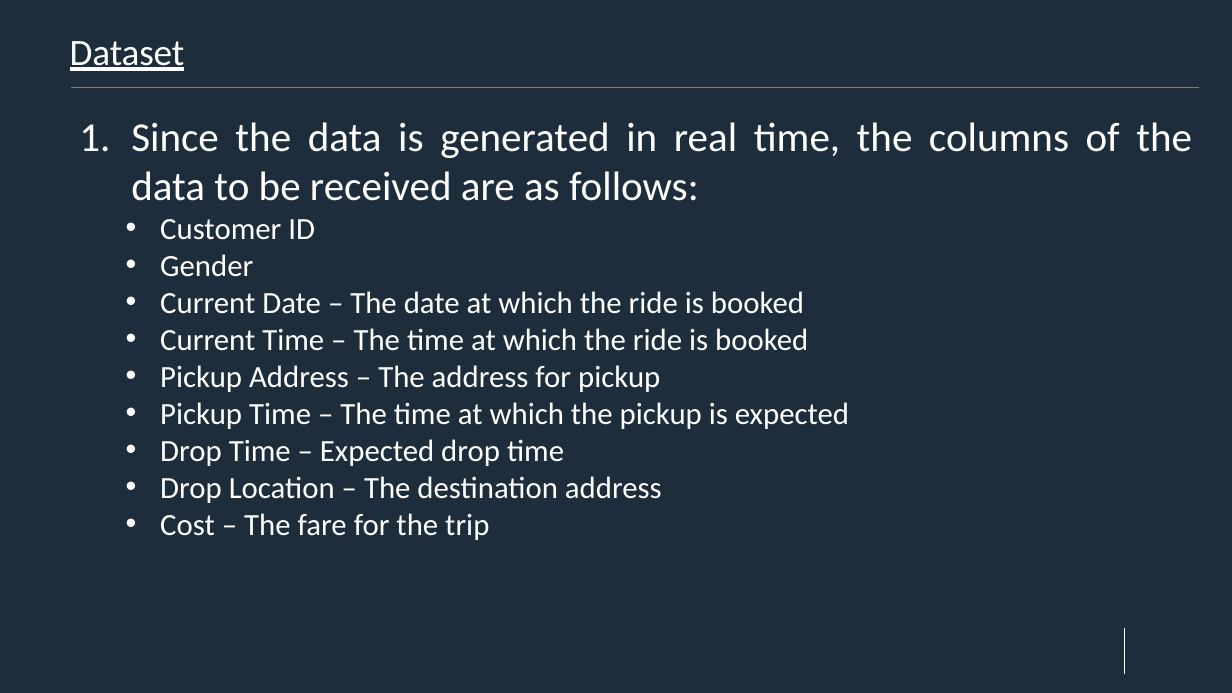
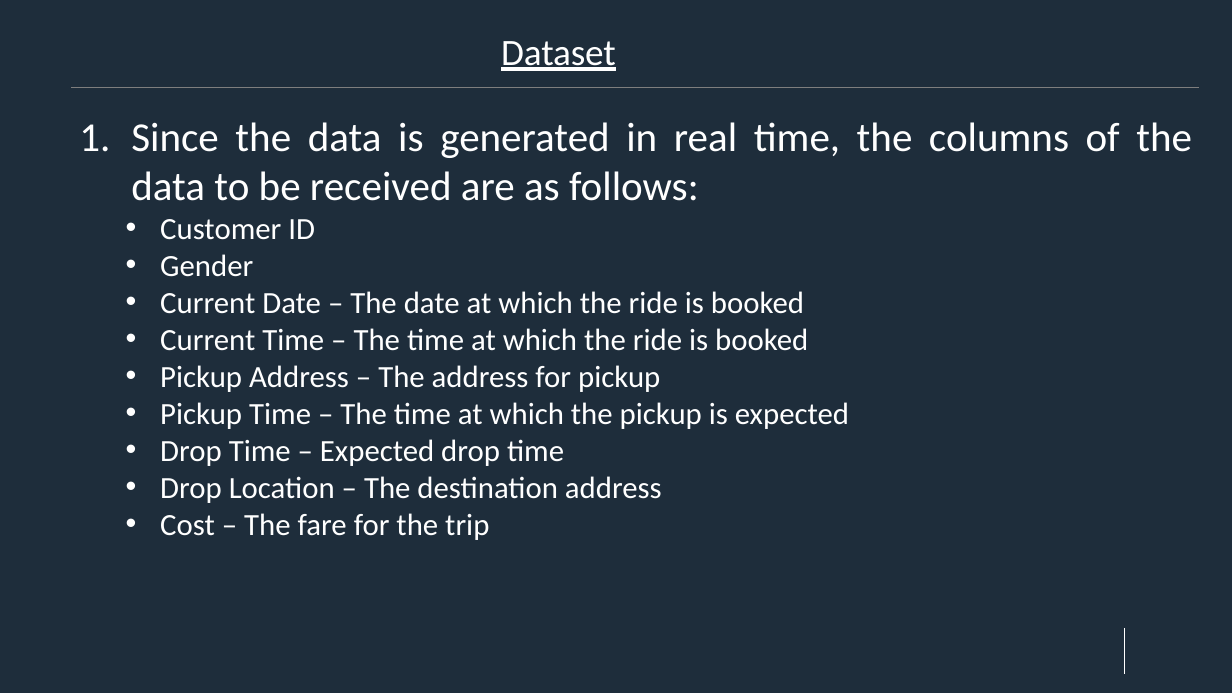
Before and after one commit to RaktimRay/deloitte-case-study-2, a slide deck: slide 6 of AWS_Case_Study_2.pptx (slide 7 before the commit). Drawn at 1232x693 pixels with LibreOffice and Linux fonts; fonts in the diff are those of the drawing; background and template pictures are left out. Boxes give left, top, right and bottom in pixels: in the first picture for what was removed or moved away, otherwise in the second. Text is boxed around its words. In the diff, an @@ line names an element or a change of style, - is before the commit and + after.

```diff
--- a/AWS_Case_Study_2.pptx
+++ b/AWS_Case_Study_2.pptx
@@ title "Dataset": place and size @@
-title "Dataset" at [70, 41, 185, 71]
+title "Dataset" at [501, 41, 616, 71]
```
Also in this commit, not shown: 6 other slides changed, 4 slides added, 1 slide removed.
